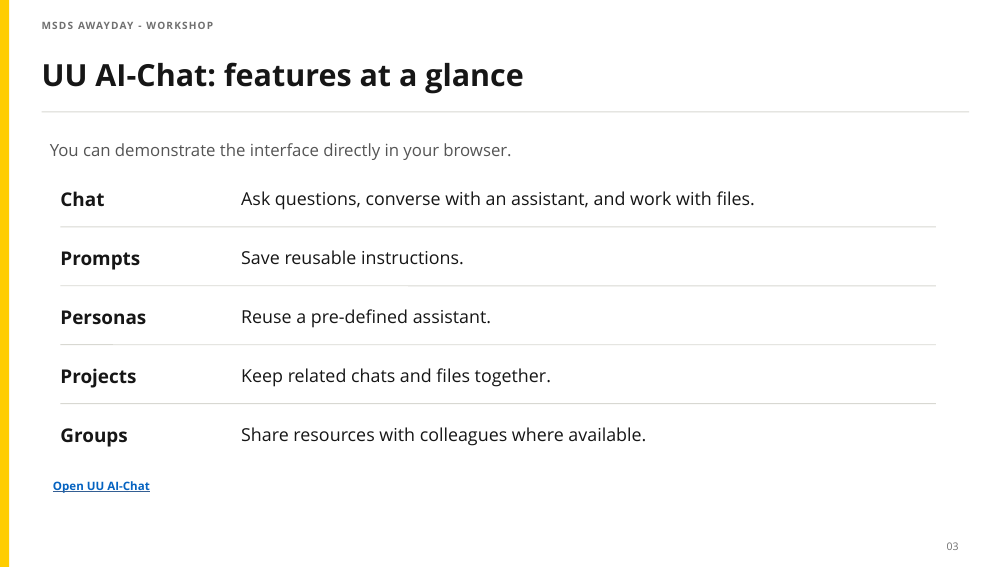
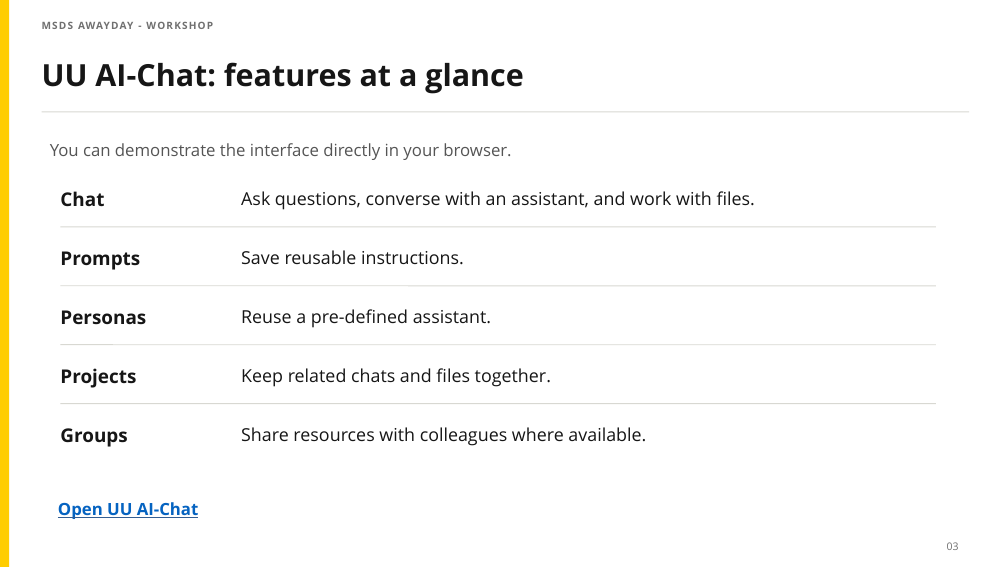
Before and after one commit to zgrtgy/msds-awayday-tutorial, a slide deck: slide 6 of slides/UU_AI_Chat_Admin_Intro.pptx (slide 3 before the commit). Drawn at 1008x567 pixels with LibreOffice and Linux fonts; fonts in the diff are those of the drawing. Boxes give left, top, right and bottom in pixels: in the first picture for what was removed or moved away, otherwise in the second. Text is boxed around its words. In the diff, an @@ line names an element or a change of style, - is before the commit and + after.

```diff
--- a/slides/UU_AI_Chat_Admin_Intro.pptx
+++ b/slides/UU_AI_Chat_Admin_Intro.pptx
@@ text "Open UU AI-Chat" at (58, 502, 199, 519): size 11 to 16 pt @@
```
Also in this commit, not shown: 5 other slides changed, 1 slide removed, 2 other files.
